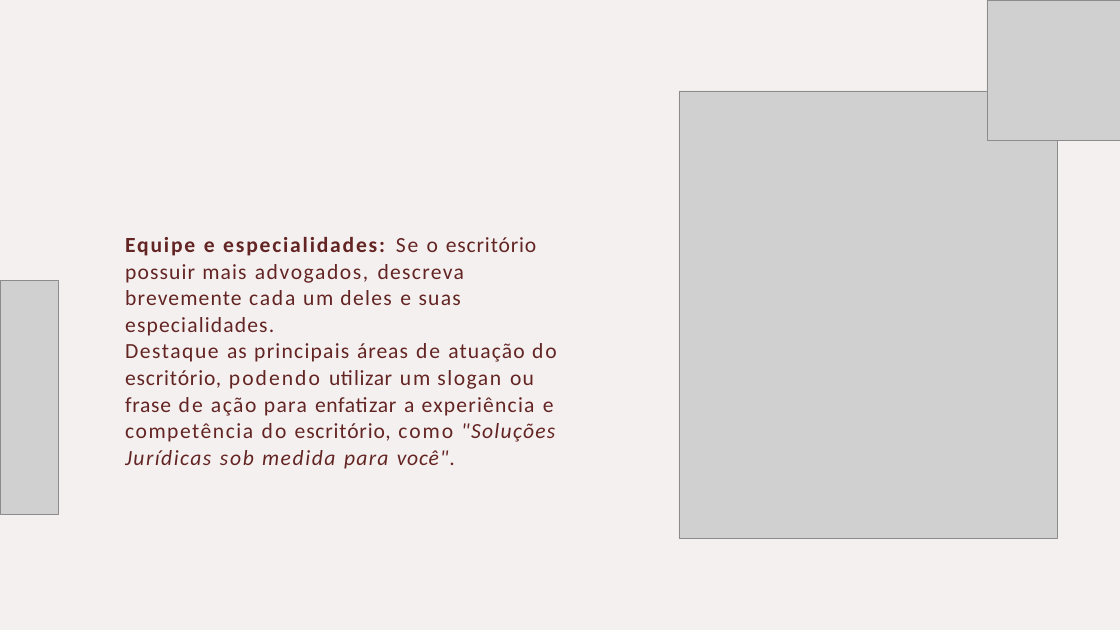
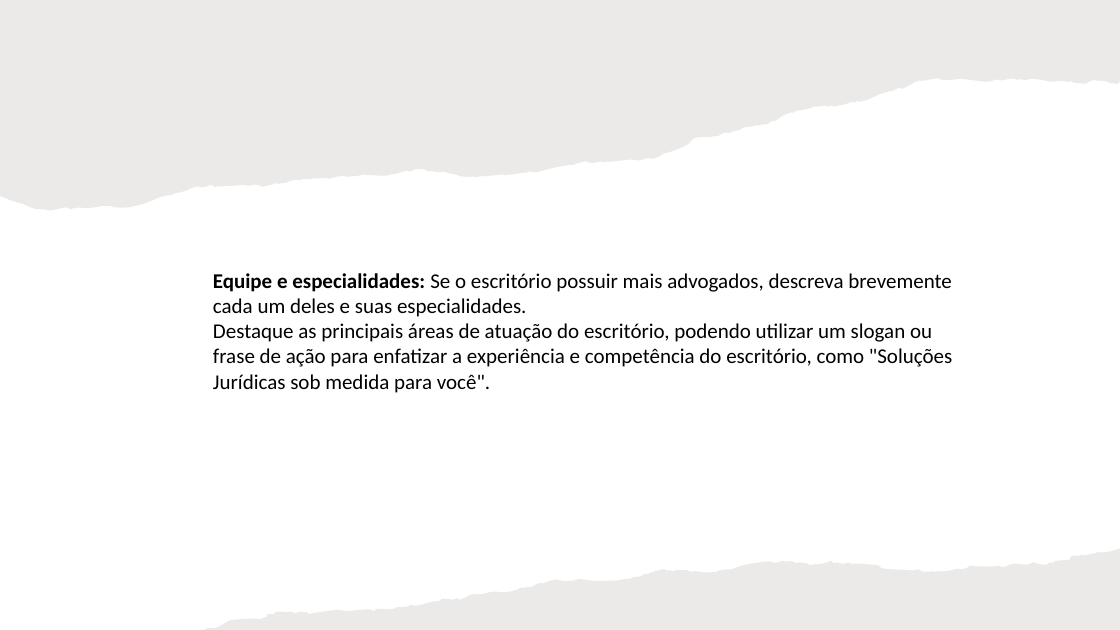
Before and after one commit to slesbel/Design-Studio, a slide deck: slide 6 of lawyer/guia_para_advogados.pptx. Drawn at 1120x630 pixels with LibreOffice and Linux fonts; fonts in the diff are those of the drawing; grey boxes stand for pictures. Boxes give left, top, right and bottom in pixels: in the first picture for what was removed or moved away, otherwise in the second. Text is boxed around its words. In the diff, an @@ line names an element or a change of style, - is before the commit and + after.

```diff
--- a/lawyer/guia_para_advogados.pptx
+++ b/lawyer/guia_para_advogados.pptx
@@ rectangle added at [0,0,1120,630], fill #FFFFFF @@
@@ freeform shape added at [0,0,1120,211], fill #82766A at 15% opacity @@
@@ picture removed at [987,0,1120,141] @@
@@ picture removed at [679,91,1057,539] @@
@@ text "Equipe e especialidades: Se o ...": place and size @@
-text "Equipe e especialidades: Se o ..." at [125,237,557,469]
+text "Equipe e especialidades: Se o ..." at [213,273,952,393]
@@ picture removed at [0,280,59,514] @@
@@ text at [213,273,951,317]: size 18.5 to 18 pt, text colour #632523 to #000000 in "Equipe e especialidades: Se o escritório possuir ..."; letter spacing 1.6 to 0 pt in "Equipe e especialidades: o cada um"; letter spacing 1.7 to 0 pt in "Se"; letter spacing 0.8 to 0 pt in "escritório"; letter spacing 0.9 to 0 pt in "possuir mais"; letter spacing 1.4 to 0 pt in "advogados, e"; letter spacing 1.1 to 0 pt in "descreva deles suas"; letter spacing 1 to 0 pt in "brevemente especialidades."; indent changed; line spacing 1.03 to 1 @@
@@ text at [213,323,952,393]: text changed; size 18.5 to 18 pt; text colour #632523 to #000000 @@
-Destaque as principais áreas de atuação do
-escritório, podendo utilizar um slogan ou frase de ação para enfatizar a experiência e competência do escritório, como "Soluções Jurídicas sob medida para você".
+Destaque as principais áreas de atuação do escritório, podendo utilizar um slogan ou frase de ação para enfatizar a experiência e competência do escritório, como "Soluções Jurídicas sob medida para você".
@@ freeform shape added at [204,549,1120,630], fill #82766A at 15% opacity @@
```
Also in this commit, not shown: 14 other slides changed, 3 slides added, 2 other files.
